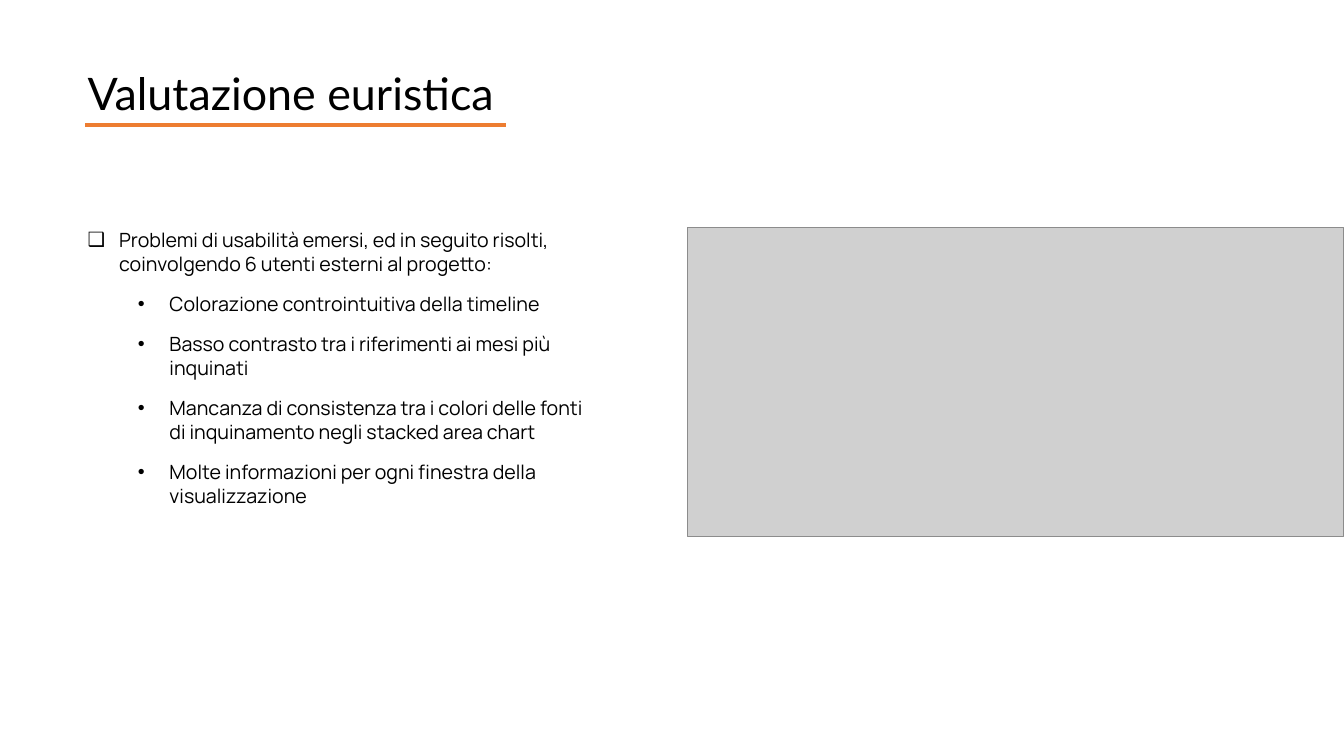
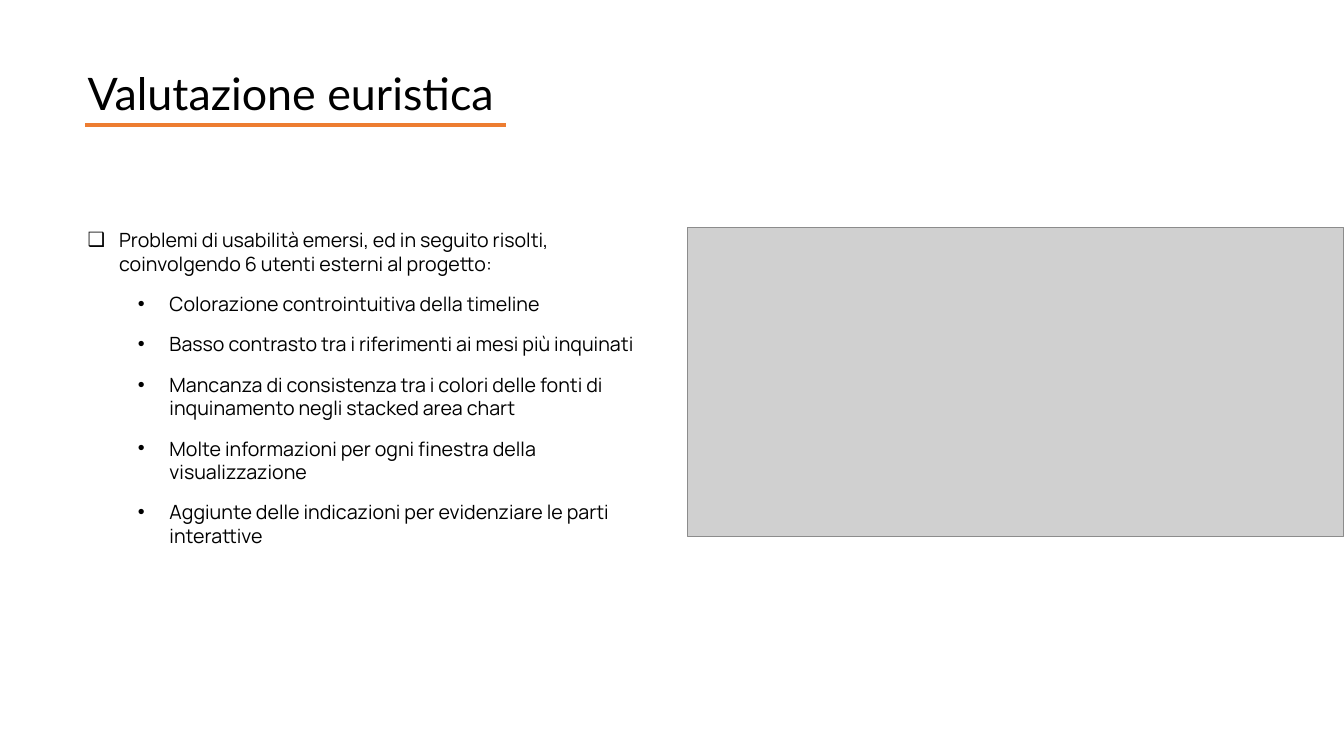
Before and after one commit to giocoal/air-quality-milano-interactive-data-visualization-tableau, a slide deck: slide 8 of Report/Report_progetto_Carbone_Cavallaro_Marconzini_Scuri.pptx (slide 9 before the commit). Drawn at 1344x756 pixels with LibreOffice and Linux fonts; fonts in the diff are those of the drawing; grey boxes stand for pictures. Boxes give left, top, right and bottom in pixels: in the first picture for what was removed or moved away, otherwise in the second. Text is boxed around its words. In the diff, an @@ line names an element or a change of style, - is before the commit and + after.

```diff
--- a/Report/Report_progetto_Carbone_Cavallaro_Marconzini_Scuri.pptx
+++ b/Report/Report_progetto_Carbone_Cavallaro_Marconzini_Scuri.pptx
@@ text at box(169, 504, 609, 544): paragraph added @@
+  • Aggiunte delle indicazioni per evidenziare le parti interattive
```
Also in this commit, not shown: 2 other slides changed, 8 slides added, 7 slides removed, 8 other files.
